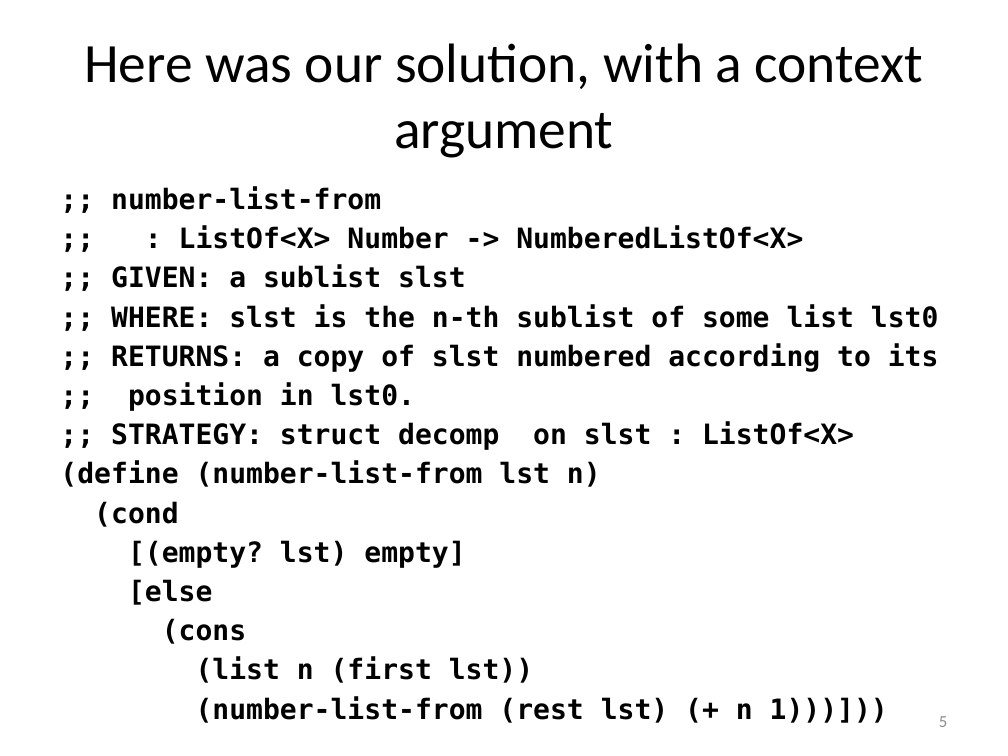
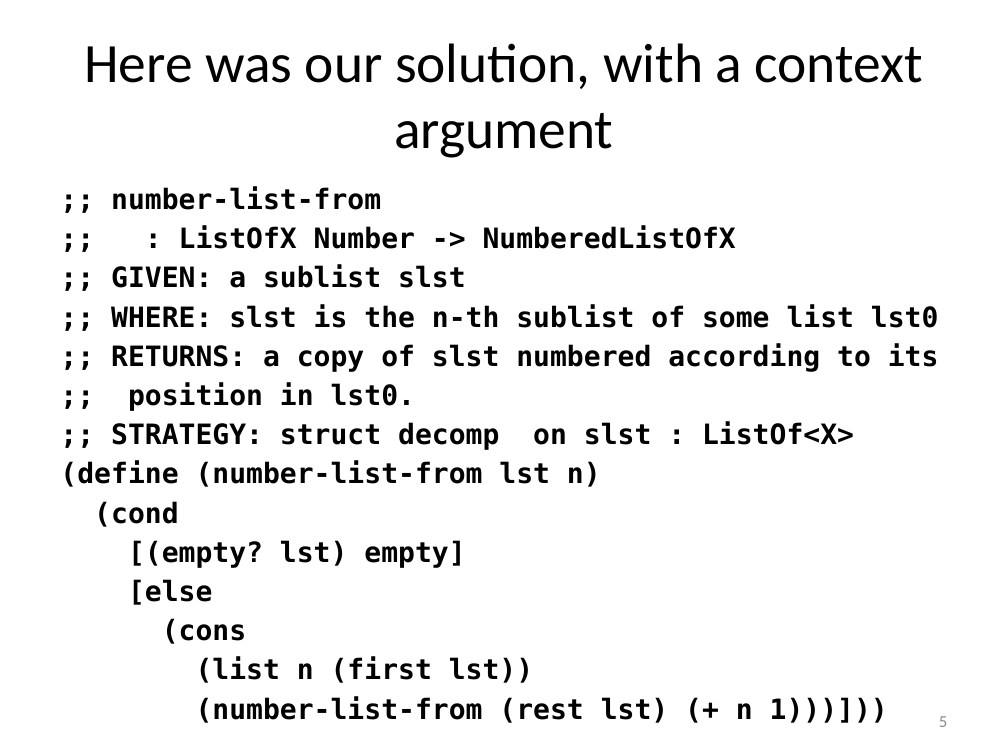
Before and after one commit to mwand/cs5010f16, a slide deck: slide 5 of Slides/Lesson 7.6 Context Arguments and Performance.pptx. Drawn at 1008x756 pixels with LibreOffice and Linux fonts; fonts in the diff are those of the drawing. Boxes give left, top, right and bottom in pixels: in the first picture for what was removed or moved away, otherwise in the second. Text is boxed around its words. In the diff, an @@ line names an element or a change of style, - is before the commit and + after.

```diff
--- a/Slides/Lesson 7.6 Context Arguments and Performance.pptx
+++ b/Slides/Lesson 7.6 Context Arguments and Performance.pptx
@@ text at [179,226,736,249]: text changed @@
-;; : ListOf<X> Number -> NumberedListOf<X>
+;; : ListOfX Number -> NumberedListOfX
```
Also in this commit, not shown: 15 other slides changed, 2 slides added, 29 other files.
